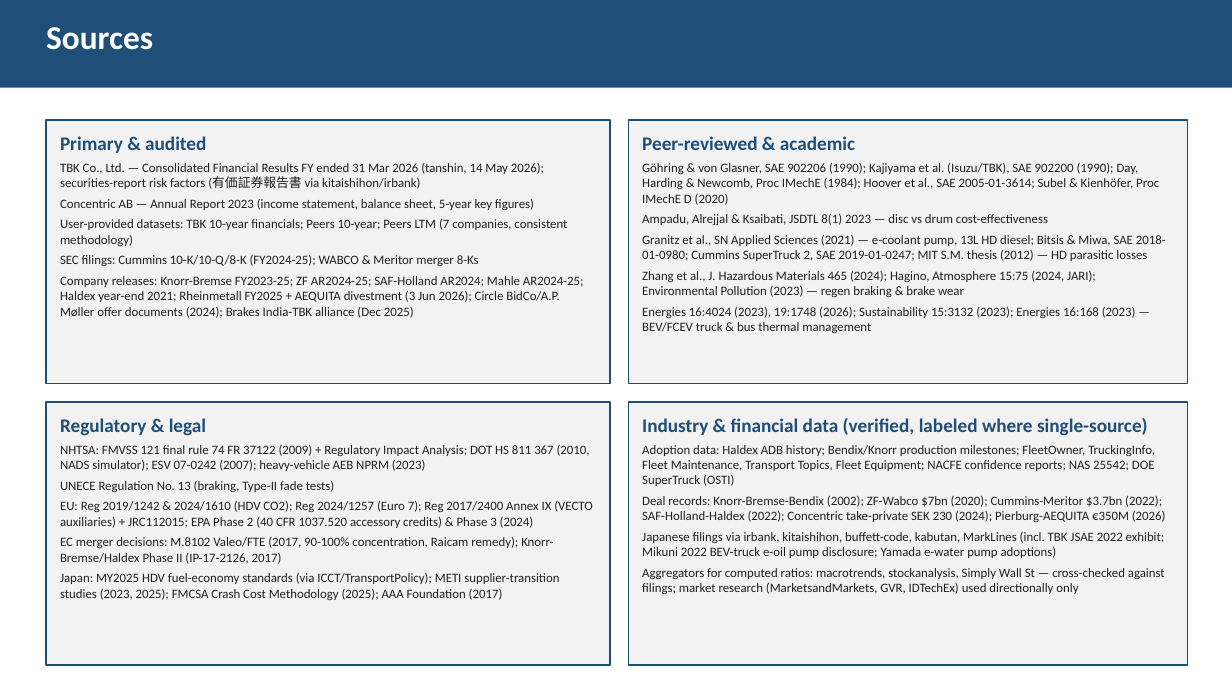
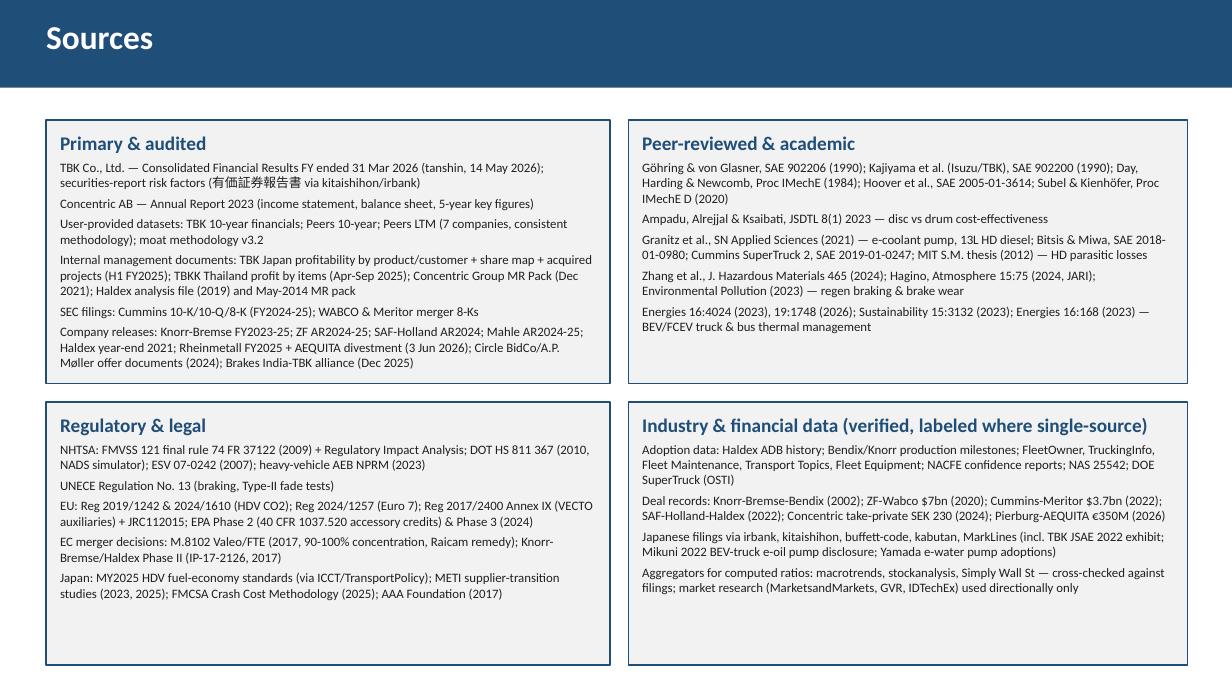
Before and after one commit to charette-lab/Claude, a slide deck: slide 27 of TBK_rd_gap_slides.pptx. Drawn at 1232x693 pixels with LibreOffice and Linux fonts; fonts in the diff are those of the drawing. Boxes give left, top, right and bottom in pixels: in the first picture for what was removed or moved away, otherwise in the second. Text is boxed around its words. In the diff, an @@ line names an element or a change of style, - is before the commit and + after.

```diff
--- a/TBK_rd_gap_slides.pptx
+++ b/TBK_rd_gap_slides.pptx
@@ text in rectangle at [60,219,592,297]: text changed @@
-User-provided datasets: TBK 10-year financials; Peers 10-year; Peers LTM (7 companies, consistent methodology)
+User-provided datasets: TBK 10-year financials; Peers 10-year; Peers LTM (7 companies, consistent methodology); moat methodology v3.2
+Internal management documents: TBK Japan profitability by product/customer + share map + acquired projects (H1 FY2025); TBKK Thailand profit by items (Apr-Sep 2025); Concentric Group MR Pack (Dec 2021); Haldex analysis file (2019) and May-2014 MR pack
```
Also in this commit, not shown: 7 other slides changed, 1 other file.
